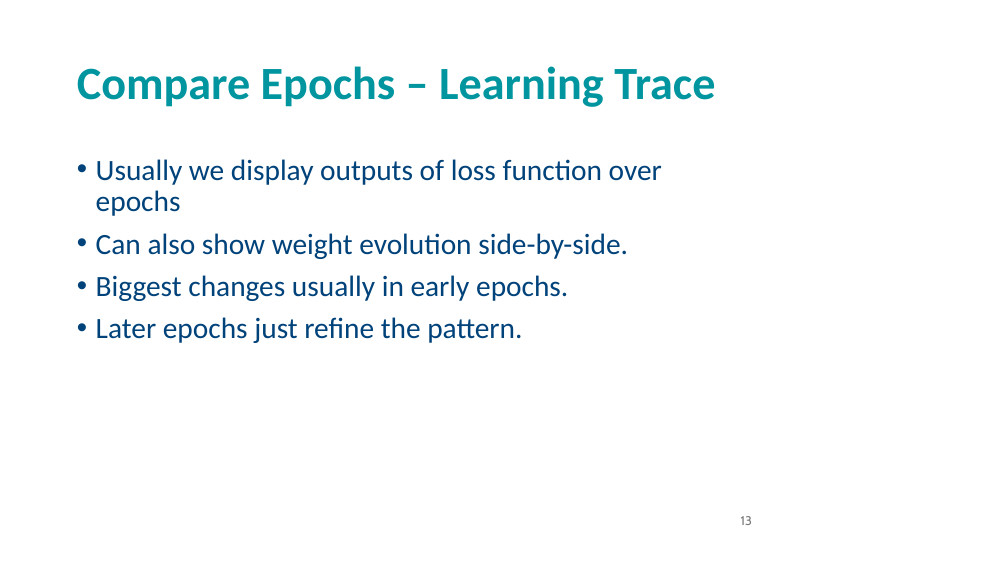
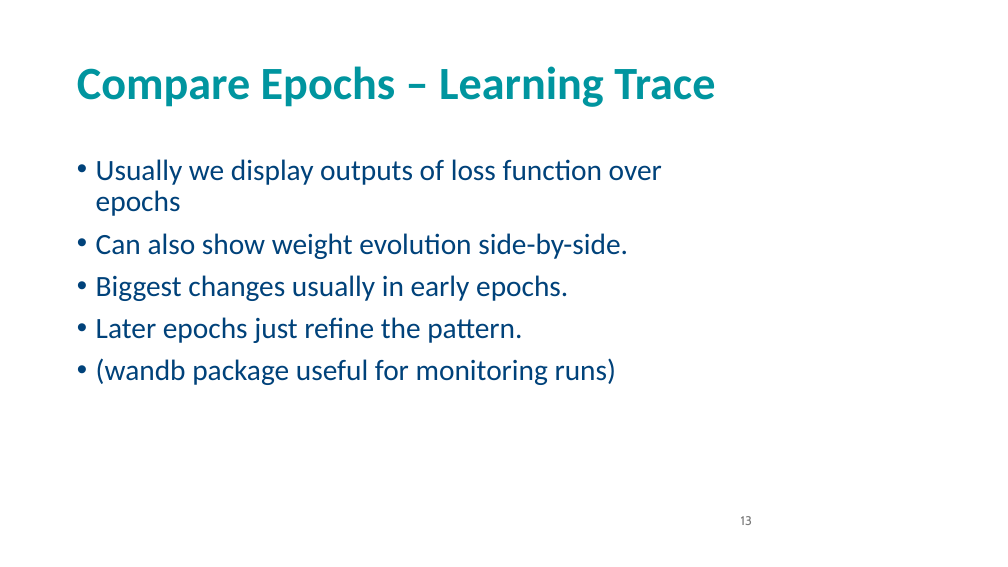
Before and after one commit to andrewcparnell/STAT41130, a slide deck: slide 13 of slides/day 2/D2C1_ANN.pptx. Drawn at 1008x567 pixels with LibreOffice and Linux fonts; fonts in the diff are those of the drawing; background and template pictures are left out. Boxes give left, top, right and bottom in pixels: in the first picture for what was removed or moved away, otherwise in the second. Text is boxed around its words. In the diff, an @@ line names an element or a change of style, - is before the commit and + after.

```diff
--- a/slides/day 2/D2C1_ANN.pptx
+++ b/slides/day 2/D2C1_ANN.pptx
@@ text at <box>96,358,616,385</box>: paragraph added @@
+• (wandb package useful for monitoring runs)
```
Also in this commit, not shown: 1 other slide changed, 2 other files.
